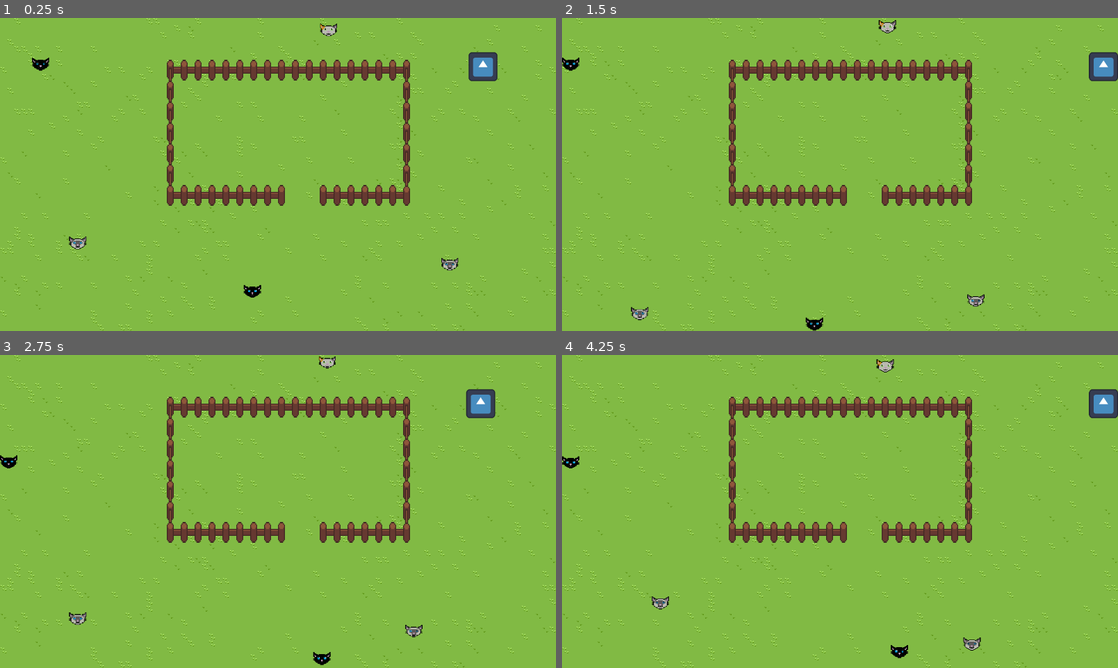
Above: before the commit, frames 1-4 (two rows, left to right).
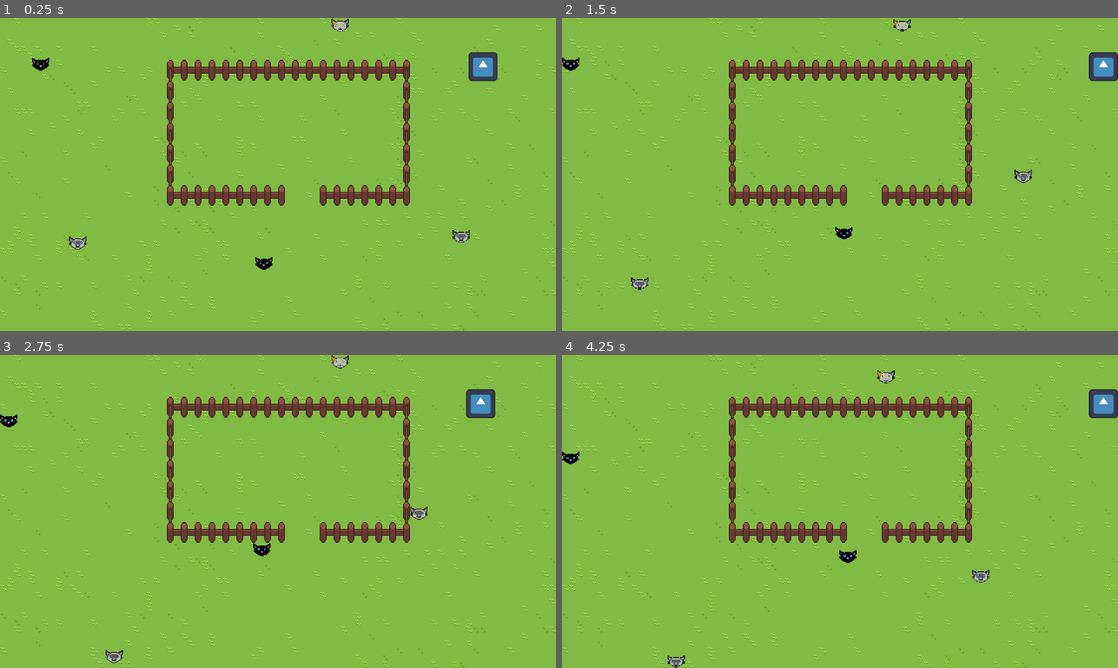
Above: after the commit, the same moments.

Repository: tioBlachi/gidget-world
Game: Godot game, scene res://scenes/Levels/herding_cats.tscn
Two runs of this game, one before a commit and one after it. Both use one fixed random seed, a clock stepped at 60 frames per second and the inputs below. This scene is started directly instead of the project's main scene. The engine's default icon, where the game draws it, is replaced by a stand-in: a white triangle on a blue panel in a dark square.
Inputs:
- Up to frame 1 (0.25 s): no input
- Up to frame 2 (1.5 s): hold Right (ui_right) from 0.53 s (still down); tap Space (jump) at 0.77 s
- Up to frame 3 (2.75 s): tap Space (jump) at 1.52 s; release Right (ui_right) at 2.03 s; hold Left (ui_left) from 2.03 s (still down)
- Up to frame 4 (4.25 s): release Left (ui_left) at 2.78 s; hold Right (ui_right) from 2.78 s (still down); tap Space (jump) at 3.02, 3.77 s

The runs differ from the first frame. In frame 1, 0.6% of the frame differs, in the area x 43-85%, y 0-90%; in frame 2, 0.7%; in frame 3, 0.9%, in the area x 0-77%, y 0-100%; in frame 4, 0.9%.

Commit message:
Changed functionality of herding_cats level to include Area2D and cats left to herd counter

Diff:
--- a/scenes/Levels/herding_cats.tscn
+++ b/scenes/Levels/herding_cats.tscn
@@ -148,8 +148,17 @@
 [sub_resource type="GDScript" id="GDScript_q7y6r"]
 script/source = "extends Area2D
 
-
-
+func _ready() -> void:
+	body_entered.connect(_on_body_entered)
+	body_exited.connect(_on_body_exited)
+
+func _on_body_entered(body: Node2D) -> void:
+	if body.is_in_group(\"cats\") and body.has_signal(\"herded\"):
+		body.emit_signal(\"herded\")
+
+func _on_body_exited(body: Node2D) -> void:
+	if body.is_in_group(\"cats\") and body.has_signal(\"escaped\"):
+		body.emit_signal(\"escaped\")
 "
 
 [sub_resource type="RectangleShape2D" id="RectangleShape2D_q7y6r"]
@@ -182,24 +191,24 @@
 position = Vector2(664, 264)
 shape = SubResource("RectangleShape2D_q7y6r")
 
-[node name="CatHead" parent="." instance=ExtResource("2_yfx42")]
+[node name="CatHead" parent="." groups=["cats"] instance=ExtResource("2_yfx42")]
 position = Vector2(131, 103)
 collision_layer = 3
 collision_mask = 3
 frames = ExtResource("9_u5efl")
 
-[node name="CatHead2" parent="." instance=ExtResource("2_yfx42")]
+[node name="CatHead2" parent="." groups=["cats"] instance=ExtResource("2_yfx42")]
 position = Vector2(783, 51)
 frames = ExtResource("10_u4ftb")
 
-[node name="CatHead3" parent="." instance=ExtResource("2_yfx42")]
+[node name="CatHead3" parent="." groups=["cats"] instance=ExtResource("2_yfx42")]
 position = Vector2(1062, 537)
 frames = ExtResource("10_8myk5")
 
-[node name="CatHead4" parent="." instance=ExtResource("2_yfx42")]
+[node name="CatHead4" parent="." groups=["cats"] instance=ExtResource("2_yfx42")]
 position = Vector2(581, 588)
 frames = ExtResource("9_u5efl")
 
-[node name="CatHead5" parent="." instance=ExtResource("2_yfx42")]
+[node name="CatHead5" parent="." groups=["cats"] instance=ExtResource("2_yfx42")]
 position = Vector2(179, 477)
 frames = ExtResource("10_8myk5")
--- a/scenes/actors/CatHead.gd
+++ b/scenes/actors/CatHead.gd
@@ -4,6 +4,11 @@
 signal escaped
 
 @onready var anim: AnimatedSprite2D = $Anim
+@onready var meow1: AudioStreamPlayer2D = $Meow1
+@onready var meow2: AudioStreamPlayer2D = $Meow2
+@onready var meow3: AudioStreamPlayer2D = $Meow3
+
+
 @export var frames: SpriteFrames
 # How fast the cat moves (pixels per second)
 @export var speed: float = 150.0
@@ -16,12 +21,14 @@
 @export var min_pause: float = 0.5
 @export var max_pause: float = 1.25
 
+var is_herded = false
 var moving: bool = false
 var player_nearby: Node2D = null
 var direction: Vector2 = Vector2.ZERO
 var distance_left: float = 0.0
 var rng := RandomNumberGenerator.new()
 var pause_timer: Timer
+var meow_timer: Timer
 
 # 8 directions the cat can choose from
 const DIRECTIONS := [
@@ -35,17 +42,29 @@
 	Vector2(-1, -1),   # up-left
 ]
 
+
 func _ready() -> void:
 	rng.randomize()
+
+	get_tree().create_timer(0.2).timeout.connect(func ():
+		if meow1.stream:
+			print("Test")
+			meow1.play()
+			)
 	if frames:
 		anim.sprite_frames = frames
 		if not anim.is_playing():
 			anim.play("idle")
 	# Timer to handle pauses, can be added in Scene Tree
 	pause_timer = Timer.new()
+	meow_timer = Timer.new()
 	pause_timer.one_shot = true
+	meow_timer.one_shot = true
 	add_child(pause_timer)
+	add_child(meow_timer)
 	pause_timer.timeout.connect(_on_pause_timeout)
+	meow_timer.timeout.connect(_on_meow_timer_timeout)
+	_reset_meow_timer()
 
 	_start_move()
 
@@ -81,30 +100,52 @@
 	distance_left = rng.randf_range(min_distance, max_distance)
 	moving = true
 
+
 func _stop_move() -> void:
 	moving = false
 	# Wait a random pause time before next move
 	var wait_time = rng.randf_range(min_pause, max_pause)
 	pause_timer.start(wait_time)
 
+
 func _on_pause_timeout() -> void:
 	_start_move()
+
+
+func _on_meow_timer_timeout():
+	if is_herded:
+		return
+	else:
+		match rng.randi() % 2:
+			0: if not meow1.playing: meow1.play()
+			1: if not meow2.playing: meow2.play()
+	_reset_meow_timer()
+
+
+func _reset_meow_timer():
+	meow_timer.wait_time = rng.randf_range(2.0, 6.0)
+	meow_timer.start()
+
+
+func _on_herded():
+	if is_herded:
+		return
+	is_herded = true
+	if meow_timer: meow_timer.stop()
+	if meow1: meow1.stop()
+	if meow2: meow2.stop()
+
+
+func _on_escaped():
+	is_herded = false
+	_reset_meow_timer()
 
 
 func _on_sense_body_entered(body: Node2D) -> void:
 	if body.name.begins_with("Player"):
 		player_nearby = body
 
+
 func _on_sense_body_exited(body: Node2D) -> void:
 	if body.name.begins_with("Player"):
 		player_nearby = null
-
-
-func _on_pen_body_entered(body: Node2D) -> void:
-	if body.name.begins_with("Cat"):
-		emit_signal("herded")
-
-
-func _on_pen_body_exited(body: Node2D) -> void:
-	if body.name.begins_with("Cat"):
-		emit_signal("escaped")
--- a/scenes/actors/catHead.tscn
+++ b/scenes/actors/catHead.tscn
@@ -1,7 +1,10 @@
-[gd_scene load_steps=6 format=3 uid="uid://ug4dtfp4td5v"]
+[gd_scene load_steps=9 format=3 uid="uid://ug4dtfp4td5v"]
 
 [ext_resource type="Script" uid="uid://dgmqd8tpbcc0d" path="res://scenes/actors/CatHead.gd" id="1_w1sjm"]
 [ext_resource type="SpriteFrames" uid="uid://cidimnf6nt56w" path="res://scenes/actors/calico_frames.tres" id="2_w1sjm"]
+[ext_resource type="AudioStream" uid="uid://dnhebdcyfb6b2" path="res://assets/sounds/meow1.ogg" id="3_mpgt1"]
+[ext_resource type="AudioStream" uid="uid://c13ciohlicsw6" path="res://assets/sounds/meow2.mp3" id="4_08q3r"]
+[ext_resource type="AudioStream" uid="uid://cj6p05jnn6xaf" path="res://assets/sounds/meow3.mp3" id="5_wgjft"]
 
 [sub_resource type="GDScript" id="GDScript_n12o0"]
 script/source = "extends AnimatedSprite2D
@@ -34,9 +37,14 @@
 [node name="CollisionShape2D" type="CollisionShape2D" parent="Sense"]
 shape = SubResource("CircleShape2D_rj4fp")
 
-[node name="WanderTimer" type="Timer" parent="."]
-one_shot = true
-autostart = true
+[node name="Meow1" type="AudioStreamPlayer2D" parent="."]
+stream = ExtResource("3_mpgt1")
+
+[node name="Meow2" type="AudioStreamPlayer2D" parent="."]
+stream = ExtResource("4_08q3r")
+
+[node name="Meow3" type="AudioStreamPlayer2D" parent="."]
+stream = ExtResource("5_wgjft")
 
 [connection signal="body_entered" from="Sense" to="." method="_on_sense_body_entered"]
 [connection signal="body_exited" from="Sense" to="." method="_on_sense_body_exited"]
